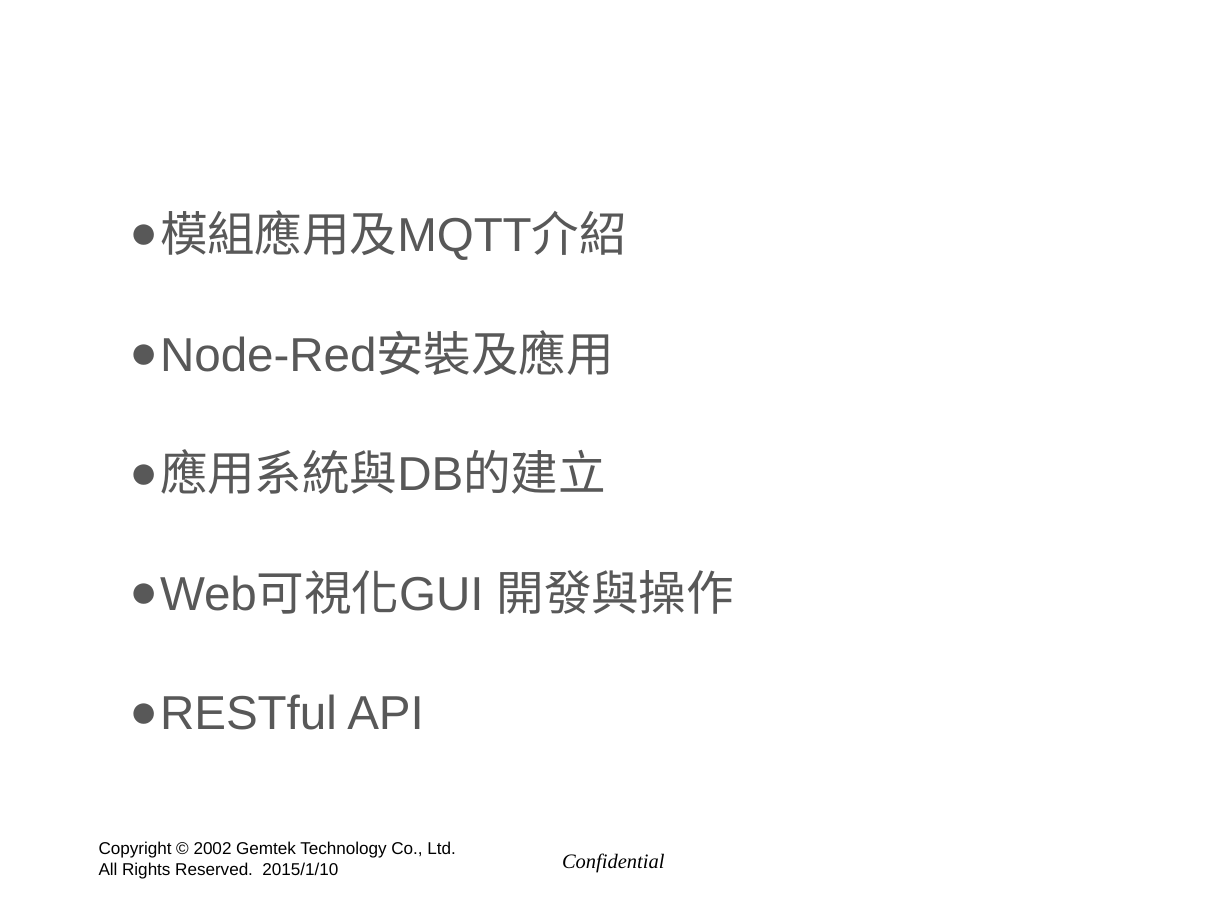
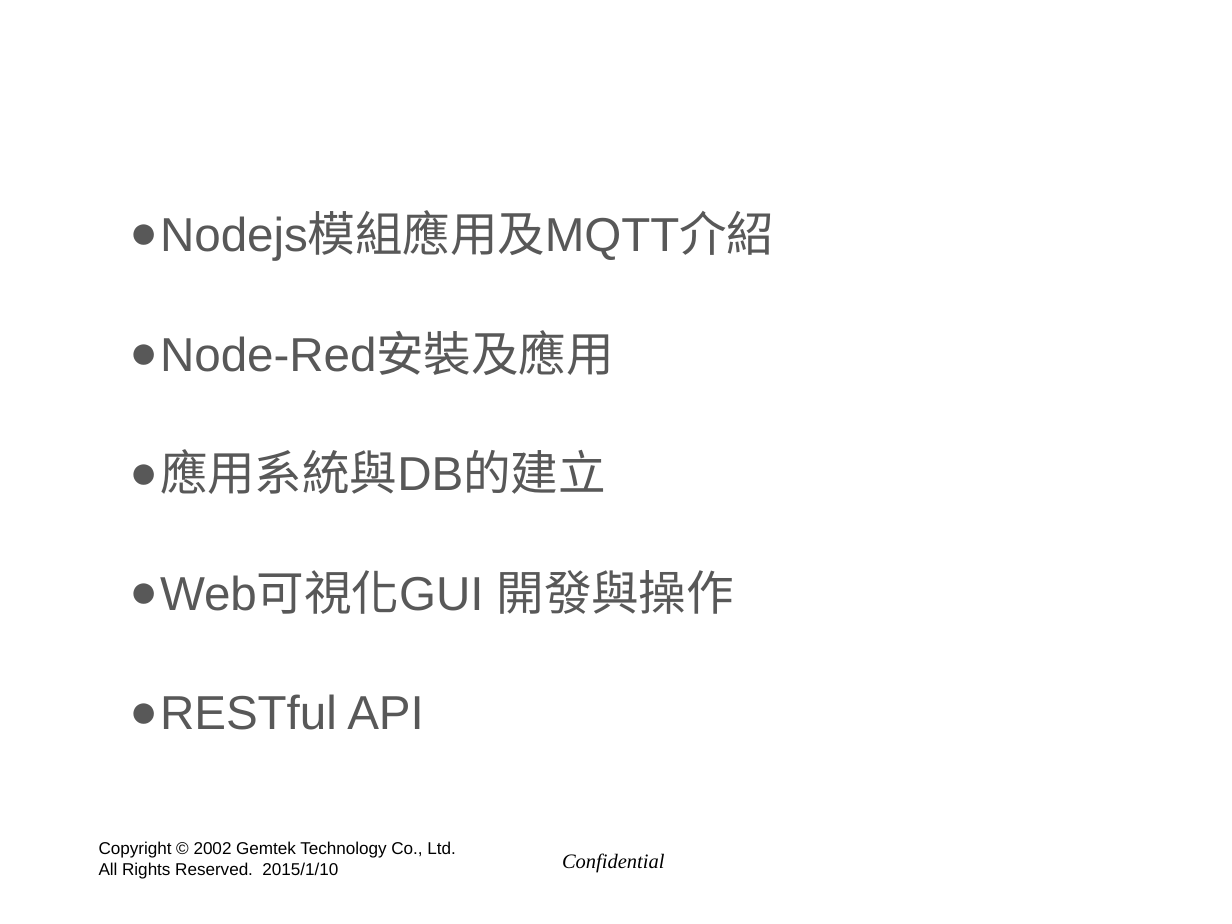
Before and after one commit to hyper570908/tools, a slide deck: slide 2 of doc/GIot_Session(win7).pptx. Drawn at 1232x924 pixels with LibreOffice and Linux fonts; fonts in the diff are those of the drawing; background and template pictures are left out. Boxes give left, top, right and bottom in pixels: in the first picture for what was removed or moved away, otherwise in the second. Text is boxed around its words. In the diff, an @@ line names an element or a change of style, - is before the commit and + after.

```diff
--- a/doc/GIot_Session(win7).pptx
+++ b/doc/GIot_Session(win7).pptx
@@ text at box(160, 213, 774, 260): text changed @@
-● 模組應用及MQTT介紹
+● Nodejs模組應用及MQTT介紹
```
Also in this commit, not shown: 1 other slide changed, 1 slide added, 35 other files.
